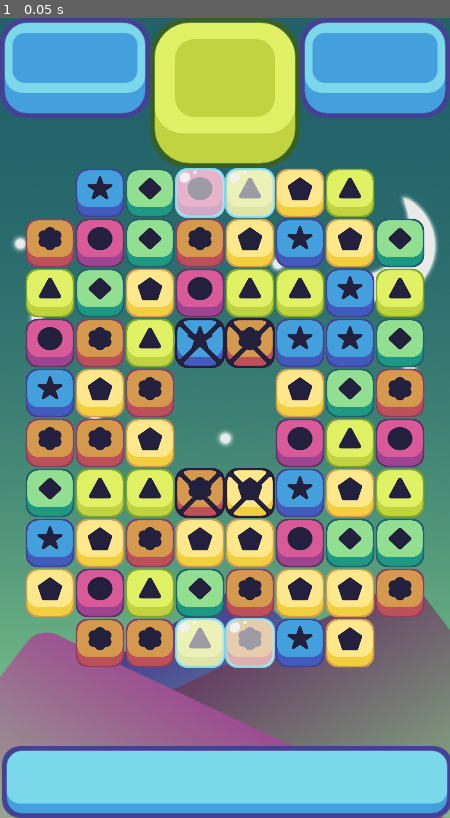
Above: before the commit, frame 1.
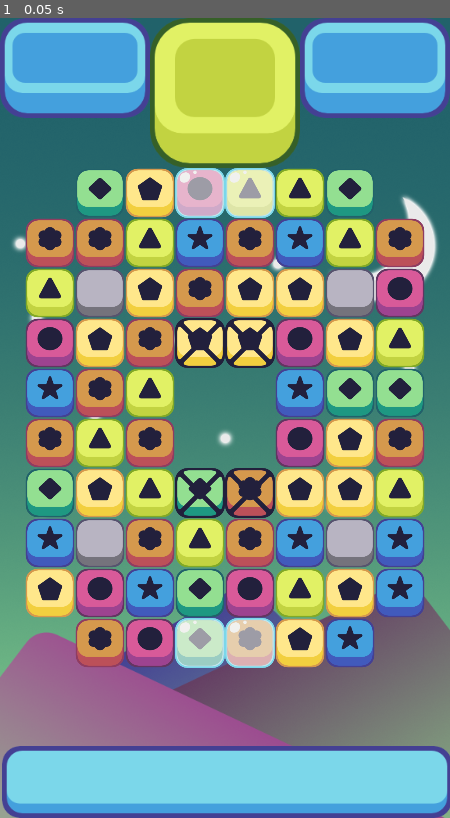
Above: after the commit, the same moment.

Repository: BrunoM24/Match-3
Game: Godot game, scene res://src/GameWindow.tscn
Two runs of this game, one before a commit and one after it. Both use one fixed random seed, a clock stepped at 60 frames per second and the inputs below. The project has no main scene, so this scene is started directly.
Inputs:
- Up to frame 1 (0.05 s): no input

The runs differ from the first frame. In frame 1, 26% of the frame differs, in the area x 16-95%, y 18-82%.

Commit message:
Added the Concrete (Icing) Blocks - Part 21

Diff:
--- /dev/null
+++ b/src/ConcreteHolder.gd
@@ -0,0 +1,41 @@
+extends Node2D
+
+
+signal remove_concrete
+
+var concrete_pieces = []
+var width := 8
+var height := 10
+
+var concrete_piece = preload("res://src/obstacles/Concrete.tscn")
+
+
+func _init():
+	concrete_pieces = make_2d_array()
+
+
+func make_2d_array() -> Array:
+	var array = []
+	for i in width:
+		array.append([])
+		for j in height:
+			array[i].append(null)
+
+	return array
+
+
+func _on_Grid_make_concrete(board_position: Vector2):
+	var concrete = concrete_piece.instance()
+	concrete.position = Vector2(board_position.x * 64 + 64, board_position.y * -64 + 800)
+	add_child(concrete)
+	concrete_pieces[board_position.x][board_position.y] = concrete
+
+
+func _on_Grid_damage_concrete(board_position: Vector2):
+	var concrete = concrete_pieces[board_position.x][board_position.y]
+	if concrete != null:
+		concrete.take_damage(1)
+		if concrete.health <= 0:
+			concrete.queue_free()
+			concrete_pieces[board_position.x][board_position.y] = null
+			emit_signal("remove_concrete", board_position)
--- a/src/GameWindow.tscn
+++ b/src/GameWindow.tscn
@@ -6,6 +6,7 @@
 [ext_resource path="res://src/Grid.gd" type="Script" id=4]
 [ext_resource path="res://src/IceHolder.gd" type="Script" id=5]
 [ext_resource path="res://src/LockHolder.gd" type="Script" id=6]
+[ext_resource path="res://src/ConcreteHolder.gd" type="Script" id=7]
 
 [node name="GameWindow" type="Control"]
 anchor_right = 1.0
@@ -53,12 +54,16 @@
 empty_spaces = PoolVector2Array( 0, 0, 7, 0, 0, 9, 7, 9, 3, 4, 4, 4, 3, 5, 4, 5 )
 ice_spaces = PoolVector2Array( 3, 0, 4, 0, 3, 9, 4, 9 )
 lock_spaces = PoolVector2Array( 3, 3, 4, 3, 3, 6, 4, 6 )
+concrete_spaces = PoolVector2Array( 1, 2, 6, 2, 1, 7, 6, 7 )
 
 [node name="IceHolder" type="Node2D" parent="."]
 script = ExtResource( 5 )
 
 [node name="LockHolder" type="Node2D" parent="."]
 script = ExtResource( 6 )
+
+[node name="ConcreteHolder" type="Node2D" parent="."]
+script = ExtResource( 7 )
 
 [node name="DestroyTimer" type="Timer" parent="."]
 wait_time = 0.5
@@ -72,11 +77,14 @@
 wait_time = 0.5
 one_shot = true
 
+[connection signal="damage_concrete" from="Grid" to="ConcreteHolder" method="_on_Grid_damage_concrete"]
 [connection signal="damage_ice" from="Grid" to="IceHolder" method="_on_Grid_damage_ice"]
 [connection signal="damage_lock" from="Grid" to="LockHolder" method="_on_Grid_damage_lock"]
+[connection signal="make_concrete" from="Grid" to="ConcreteHolder" method="_on_Grid_make_concrete"]
 [connection signal="make_ice" from="Grid" to="IceHolder" method="_on_Grid_make_ice"]
 [connection signal="make_lock" from="Grid" to="LockHolder" method="_on_Grid_make_lock"]
 [connection signal="remove_lock" from="LockHolder" to="Grid" method="_on_LockHolder_remove_lock"]
+[connection signal="remove_concrete" from="ConcreteHolder" to="Grid" method="_on_ConcreteHolder_remove_concrete"]
 [connection signal="timeout" from="DestroyTimer" to="Grid" method="_on_DestroyTimer_timeout"]
 [connection signal="timeout" from="CollapseTimer" to="Grid" method="_on_CollapseTimer_timeout"]
 [connection signal="timeout" from="RefillTimer" to="Grid" method="_on_RefillTimer_timeout"]
--- a/src/Grid.gd
+++ b/src/Grid.gd
@@ -12,12 +12,15 @@
 export (PoolVector2Array) var empty_spaces
 export (PoolVector2Array) var ice_spaces
 export (PoolVector2Array) var lock_spaces
+export (PoolVector2Array) var concrete_spaces
 
 # Obstacle Signals
 signal make_ice
 signal damage_ice
 signal make_lock
 signal damage_lock
+signal make_concrete
+signal damage_concrete
 
 var pieces = []
 
@@ -55,6 +58,7 @@
 	spawn_pieces()
 	spawn_ice()
 	spawn_locks()
+	spawn_concrete()
 
 
 func _physics_process(delta):
@@ -96,6 +100,11 @@
 func spawn_locks() -> void:
 	for lock in lock_spaces:
 		emit_signal("make_lock", lock)
+
+
+func spawn_concrete() -> void:
+	for concrete in concrete_spaces:
+		emit_signal("make_concrete", concrete)
 
 
 func match_at(column: int, row: int, color: String) -> bool:
@@ -245,9 +254,22 @@
 		swap_back()
 
 
+func check_concrete(col: int, row: int):
+	#check right
+	if col < width - 1:
+		emit_signal("damage_concrete", Vector2(col + 1, row))
+	if col > 0:
+		emit_signal("damage_concrete", Vector2(col - 1, row))
+	if row > 0:
+		emit_signal("damage_concrete", Vector2(col, row - 1))
+	if row < height - 1:
+		emit_signal("damage_concrete", Vector2(col, row + 1))
+
+
 func damage_special(col: int, row: int) -> void:
 	emit_signal("damage_ice", Vector2(col, row))
 	emit_signal("damage_lock", Vector2(col, row))
+	check_concrete(col, row)
 
 
 func collapse_collumns() -> void:
@@ -296,7 +318,7 @@
 
 func restricted_fill(place: Vector2) -> bool:
 	#check the empty pieces
-	return is_in_array(empty_spaces, place)
+	return is_in_array(empty_spaces, place) || is_in_array(concrete_spaces, place)
 
 
 func restricted_move(place: Vector2) -> bool:
@@ -311,6 +333,18 @@
 	return false
 
 
+func remove_from_array(array: Array, item) -> Array:
+	var idx
+
+	for i in array.size():
+		if item == array[i]:
+			idx = i
+			break
+
+	array.remove(idx)
+	return array
+
+
 func _on_DestroyTimer_timeout():
 	destroy_matches()
 
@@ -324,11 +358,8 @@
 
 
 func _on_LockHolder_remove_lock(lock_position: Vector2):
-	var idx
-
-	for i in lock_spaces.size():
-		if lock_position == lock_spaces[i]:
-			idx = i
-			break
-
-	lock_spaces.remove(idx)
+	lock_spaces = remove_from_array(lock_spaces, lock_position)
+
+
+func _on_ConcreteHolder_remove_concrete(concrete_position: Vector2) -> void:
+	concrete_spaces = remove_from_array(concrete_spaces, concrete_position)
--- a/src/LockHolder.gd
+++ b/src/LockHolder.gd
@@ -7,7 +7,7 @@
 var width := 8
 var height := 10
 
-var lock_lock = preload("res://src/obstacles/Licorice.tscn")
+var lock_piece = preload("res://src/obstacles/Licorice.tscn")
 
 
 func _init():
@@ -25,7 +25,7 @@
 
 
 func _on_Grid_make_lock(board_position: Vector2):
-	var lock = lock_lock.instance()
+	var lock = lock_piece.instance()
 	lock.position = Vector2(board_position.x * 64 + 64, board_position.y * -64 + 800)
 	add_child(lock)
 	lock_pieces[board_position.x][board_position.y] = lock
--- /dev/null
+++ b/src/obstacles/Concrete.tscn
@@ -0,0 +1,11 @@
+[gd_scene load_steps=3 format=2]
+
+[ext_resource path="res://assets/obstacles/concrete.png" type="Texture" id=1]
+[ext_resource path="res://src/obstacles/Ice.gd" type="Script" id=2]
+
+[node name="Concrete" type="Node2D"]
+script = ExtResource( 2 )
+
+[node name="Sprite" type="Sprite" parent="."]
+scale = Vector2( 0.5, 0.5 )
+texture = ExtResource( 1 )
Not shown: 1 places in src/GameWindow.tscn that only renumber resources
